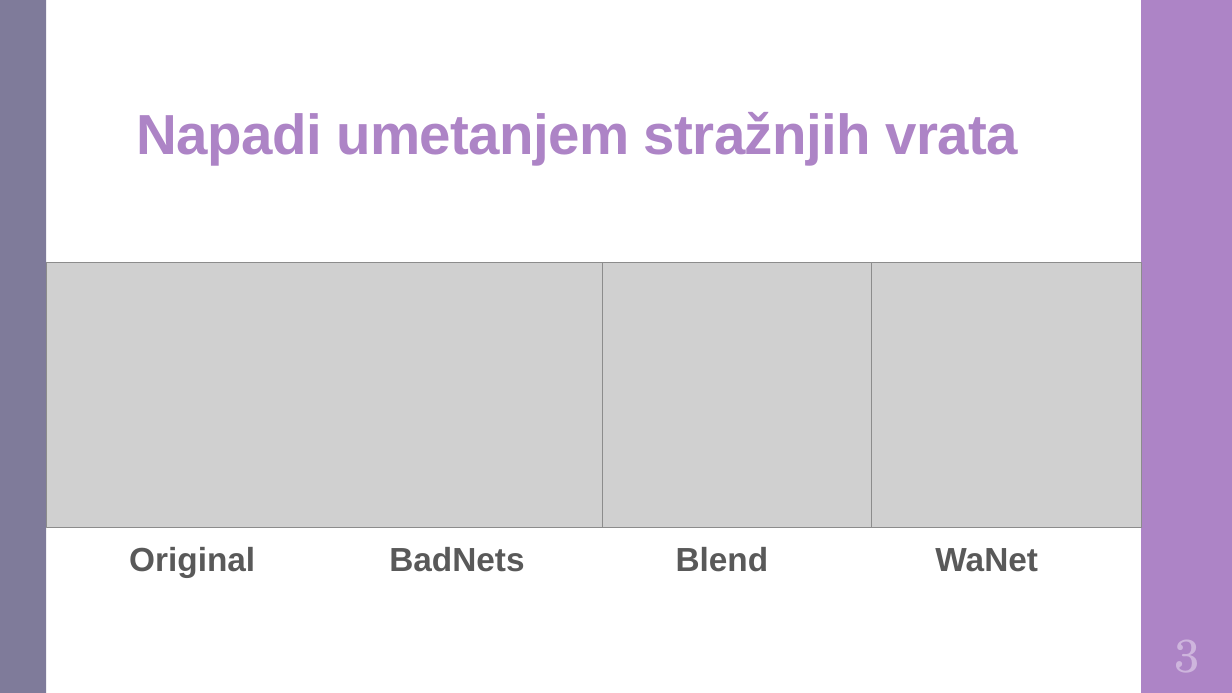
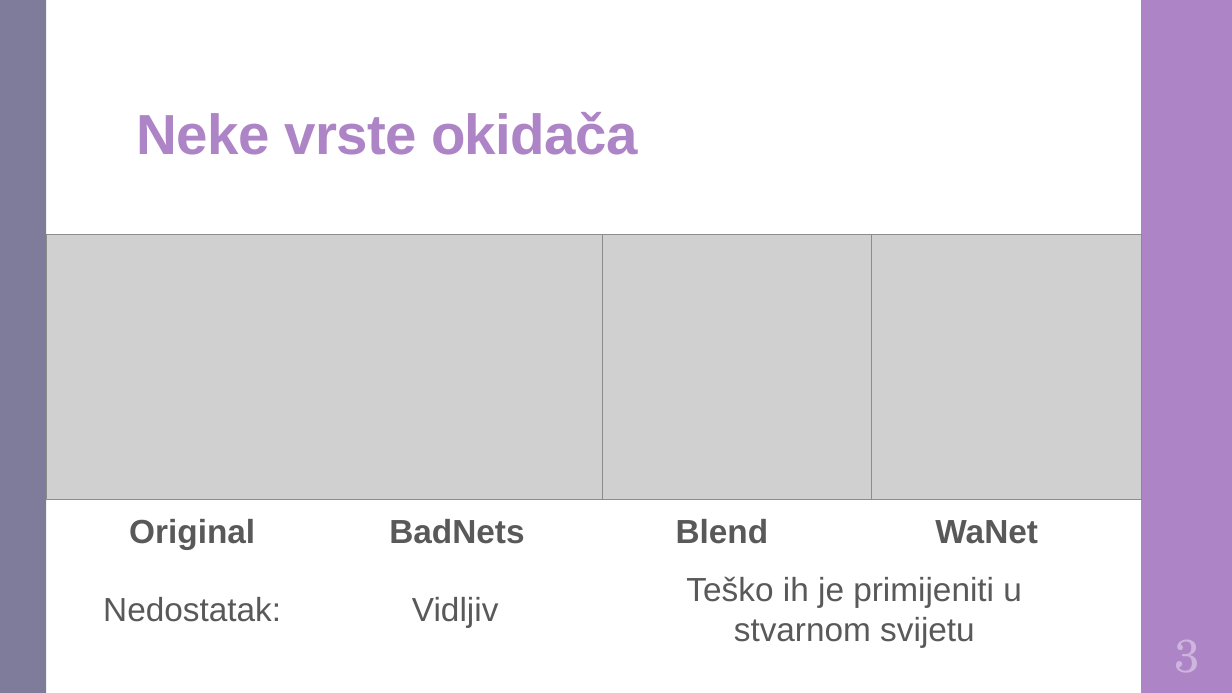
Before and after one commit to DomJamb/Diplomski-Rad-Doku, a slide deck: slide 5 of Prezentacija/Varijacijsko učenje na zašumljenim oznakama.pptx. Drawn at 1232x693 pixels with LibreOffice and Linux fonts; fonts in the diff are those of the drawing; grey boxes stand for pictures. Boxes give left, top, right and bottom in pixels: in the first picture for what was removed or moved away, otherwise in the second. Text is boxed around its words. In the diff, an @@ line names an element or a change of style, - is before the commit and + after.

```diff
--- a/Prezentacija/Varijacijsko učenje na zašumljenim oznakama.pptx
+++ b/Prezentacija/Varijacijsko učenje na zašumljenim oznakama.pptx
@@ title at (137, 112, 638, 155): text changed @@
-Napadi umetanjem stražnjih vrata
+Neke vrste okidača
@@ 3 pictures: place and size @@
-3 pictures at (46, 262, 1141, 528)
+3 pictures at (46, 235, 1141, 500)
@@ 4 texts: place and size @@
-4 texts at (129, 547, 1038, 578)
+4 texts at (129, 519, 1038, 550)
@@ text added at (103, 597, 281, 622), 26 pt, text #595959 @@
+Nedostatak:
@@ text added at (412, 597, 499, 627), 26 pt, text #595959 @@
+Vidljiv
@@ text added at (686, 576, 1022, 647), 26 pt, text #595959 @@
+Teško ih je primijeniti u stvarnom svijetu
```
Also in this commit, not shown: 16 other slides changed, 2 slides added, 1 other file.
